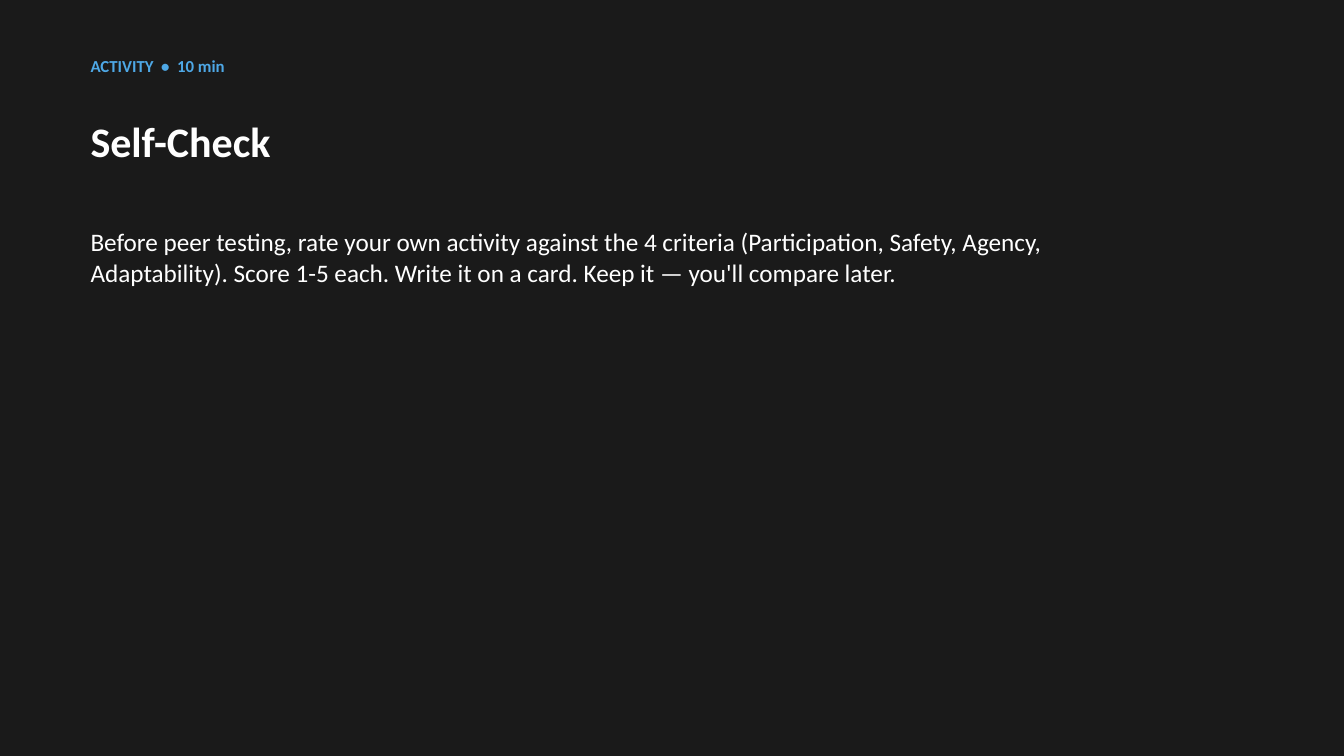
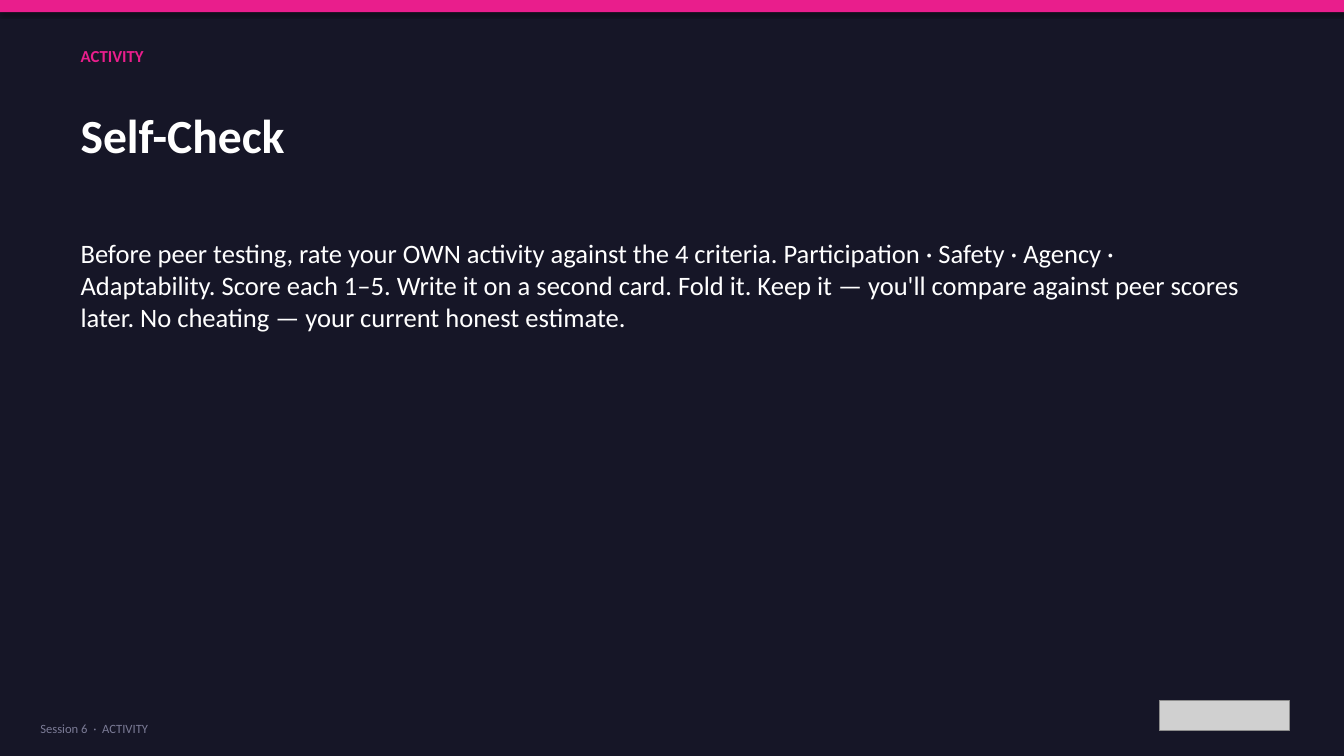
Before and after one commit to bh1ff/cpd-v2, a slide deck: slide 14 of assets/downloads/Session-6-Build-Something-Real.pptx (slide 7 before the commit). Drawn at 1344x756 pixels with LibreOffice and Linux fonts; fonts in the diff are those of the drawing; grey boxes stand for pictures. Boxes give left, top, right and bottom in pixels: in the first picture for what was removed or moved away, otherwise in the second. Text is boxed around its words. In the diff, an @@ line names an element or a change of style, - is before the commit and + after.

Commit message:
Session 6 rework: Build Something Real — build / test / iterate against 4 criteria
- 24 activities across D-A-K-D-C
- New LIA aim: leave with a working prototype to deploy with a real group in 4 weeks
- DISCOVER: Best Moment · Worst Moment · Quality Criteria Vote · Name a Good One · The Choose Test
- ACTIVITY: Define Your Group · Pick Your Tool · Build It (45 min strict) · One-Sentence Elevator · Self-Check · Readiness Stand-Up
- KEY IDEAS: Four criteria, three failures — Failure Mode Bingo · The 60-Second Rule · Whose Problem Are You Solving? · The Tool Dies Tomorrow Question
- DISCUSSION: Peer Test R1 · Iterate Fix One Thing · Peer Test R2 · Before vs After · The Critics' Circle
- CLOSING: Lightning Presentations · Programme Reflection · Final Takeaway · Deploy Date
- Opening Q: What does good digital youth work look like?
- Closing Q: If the tool changed tomorrow, what standards would still apply?
- Takeaway: deploy with real group within 4 weeks, write 1–2pp justification

```diff
--- a/assets/downloads/Session-6-Build-Something-Real.pptx
+++ b/assets/downloads/Session-6-Build-Something-Real.pptx
@@ background #1A1A1A to #161627 @@
@@ rectangle added at (0, 0, 1344, 12), fill #E91E8C @@
@@ text at (81, 51, 144, 62): text changed; text colour #4EA8E6 to #E91E8C @@
-ACTIVITY • 10 min
+ACTIVITY
@@ text "Self-Check": place and size @@
-text "Self-Check" at (91, 127, 271, 158)
+text "Self-Check" at (81, 119, 285, 154)
@@ text "Self-Check" at (81, 119, 285, 154): size 30 to 34 pt @@
@@ text at (81, 244, 1239, 332): text changed; size 18 to 19 pt @@
-Before peer testing, rate your own activity against the 4 criteria (Participation, Safety, Agency, Adaptability). Score 1-5 each. Write it on a card. Keep it — you'll compare later.
+Before peer testing, rate your OWN activity against the 4 criteria. Participation · Safety · Agency · Adaptability. Score each 1–5. Write it on a second card. Fold it. Keep it — you'll compare against peer scores later. No cheating — your current honest estimate.
@@ picture added at (1159, 701, 1290, 731) @@
@@ text added at (40, 724, 148, 733), 9 pt, text #7B7B96 @@
+Session 6 · ACTIVITY
```
Also in this commit, not shown: 13 other slides changed, 18 slides added, 4 slides removed, 3 other files.
